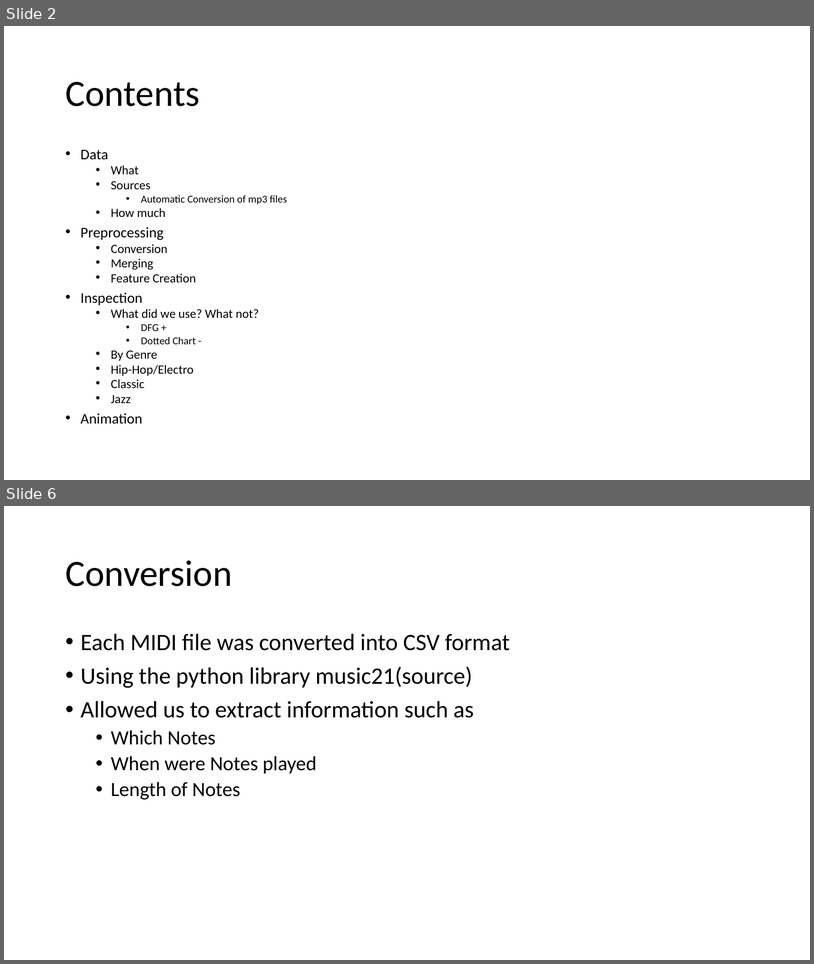
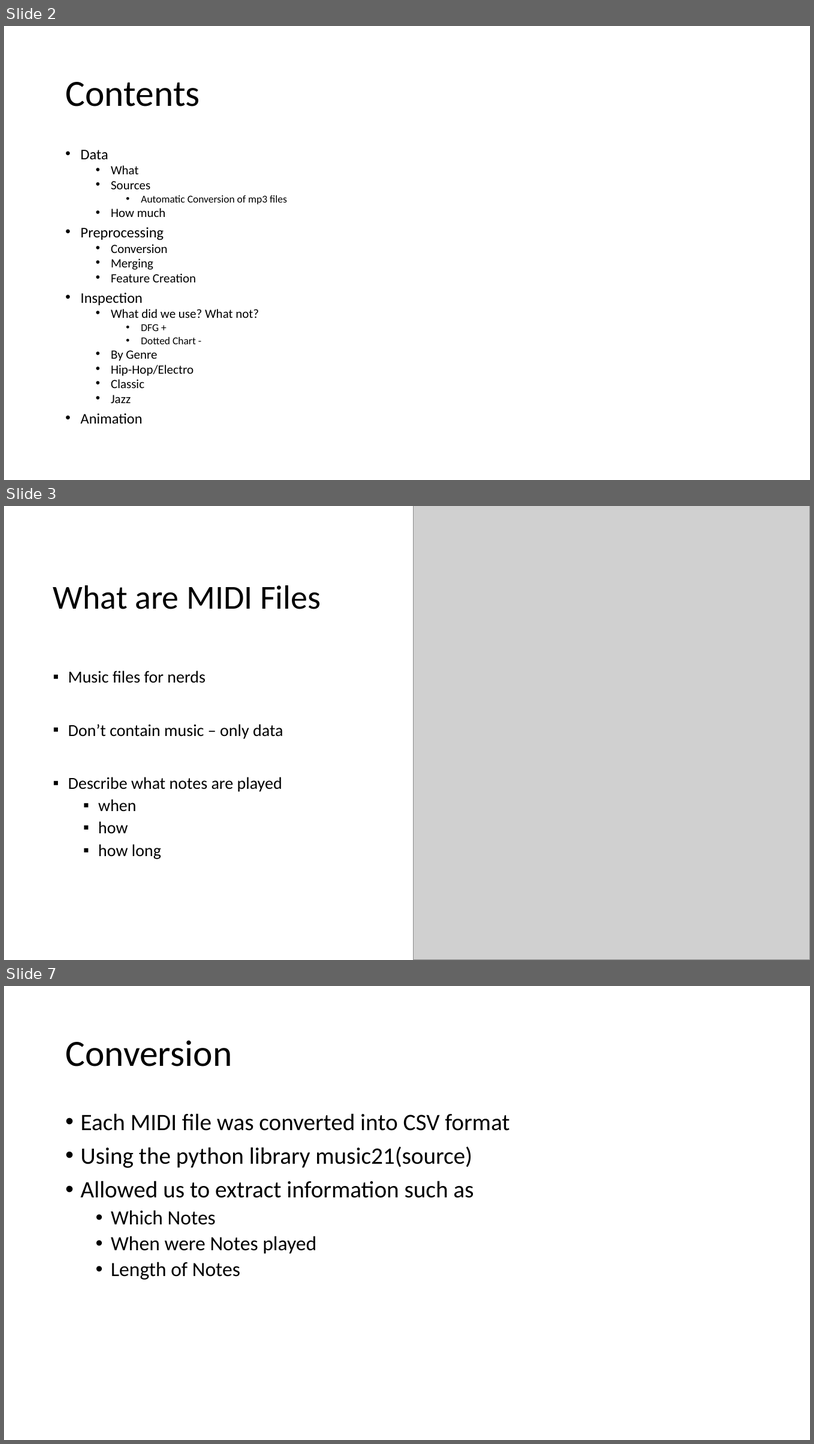
Before and after one commit to BauTobias93/ft_midi_project, a slide deck: MIDI Mining.pptx. Shown one above the other, each under a label of ours: slides 2 and 6 before the commit, slides 2, 3 and 7 after it; the slides between them are not shown. The pictures are 814x964 and 814x1444 pixels, drawn with LibreOffice and Linux fonts; fonts in the diff are those of the drawing; grey boxes stand for pictures. Boxes give left, top, right and bottom in pixels: in the first picture for what was removed or moved away, otherwise in the second. Text is boxed around its words. In the diff, an @@ line names an element or a change of style, - is before the commit and + after.

```diff
--- a/MIDI Mining.pptx
+++ b/MIDI Mining.pptx
@@ slide 3 added at (x1=4, y1=506, x2=810, y2=960), background #FFFFFF @@
@@ picture added at (x1=414, y1=506, x2=810, y2=960) @@
@@ title added at (x1=53, y1=585, x2=321, y2=609), 40 pt, text #000000 @@
+What are MIDI Files
@@ text added at (x1=68, y1=670, x2=283, y2=859), 20 pt, text #000000 @@
+▪ Music files for nerds
+▪ Don’t contain music – only data
+▪ Describe what notes are played
+  ▪ when
+  ▪ how
+  ▪ how long
@@ what was slide 6 is now slide 7 @@
```
Also in this commit, not shown: 4 slides changed, 1 other slide added, 1 other file.
